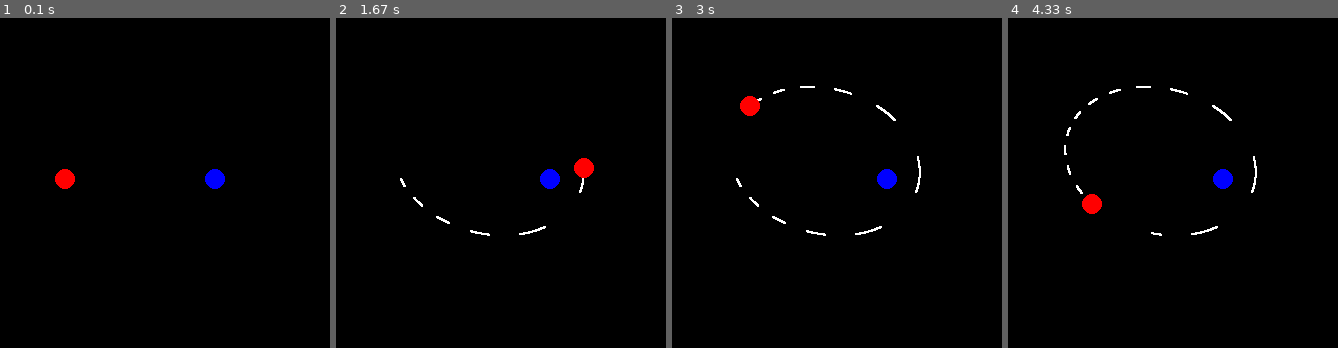
Above: before the commit, frames 1-4 (left to right).
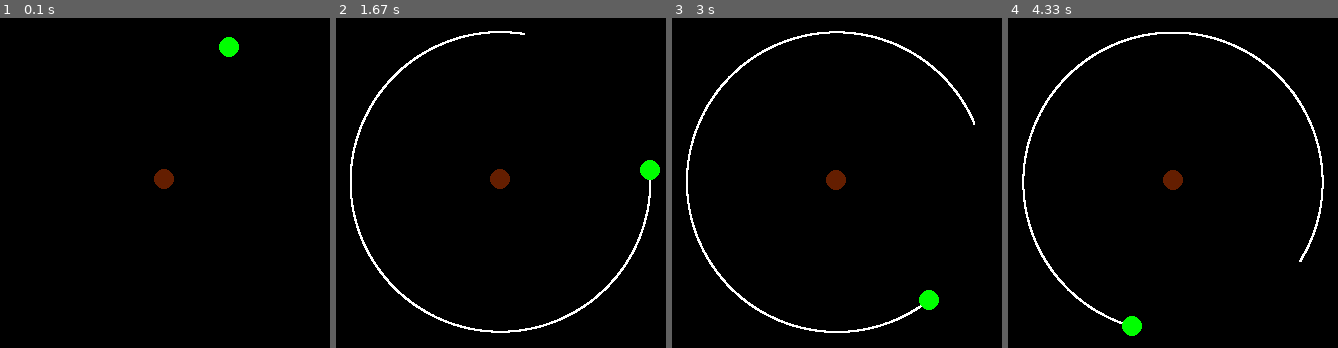
Above: after the commit, the same moments.

Repository: Dark-Cyan/Computational-Physics
Game: pygame game, started from Unit 2/OrbitalMechanics/main.py
The game is run twice, just before and just after one commit, with the same random seed, the same clock (stepped at 60 frames per second) and the same inputs.
Inputs:
- Up to frame 1 (0.1 s): no input
- Up to frame 2 (1.67 s): tap Space at 0.33 s
- Up to frame 3 (3 s): no input
- Up to frame 4 (4.33 s): no input

The runs differ from the first frame. In frame 1, 1.1% of the frame differs, in the area x 16-73%, y 5-52%; in frame 2, 3.0%; in frame 3, 3.2%; in frame 4, 3.3%, in the area x 4-96%, y 4-97%.

Commit message:
Got Earth to Orbit the Sun

Diff:
--- a/Unit 2/OrbitalMechanics/celestialBody.py
+++ b/Unit 2/OrbitalMechanics/celestialBody.py
@@ -7,28 +7,27 @@
 
 class celestialBody:
 
-    def __init__(self,mass,radius,initial_pos,force,velocity,color):
+    def __init__(self,mass,radius,initial_pos,velocity,color):
         self.m=mass
         self.r=radius
         self.pos=initial_pos
-        self.f = force
         self.vec = velocity
         self.recpos = queue.Queue(0)
         self.recpos.put(self.pos)
         self.color = color
         planets.append(self)
 
-mass = (1e10, 1e16)
+mass = (5.97219E24, 1988410E24)
 radius = (100, 100)
 
-force = ((0,0,0), (0,0,0))
-velocity = (Vec(20,-40,0), Vec(0,0,0))
+velocity = (Vec(-2.721938833676917E+04, 1.301001220575709E+04, 2.722342885856932E-01), Vec(1.210213161761593E+1,-7.108630163798801,-1.931983570112581E-01))
 
-startX = (-100, 50)
-startY = (0, 0)
-start = (Vec(startX[0], startY[0], 0), Vec(startX[1], startY[1], 0))
+startX = (6.412312668699121E+10, -8.954314476268431E+08)
+startY = (1.318457264231664E+11, -7.136648792848191E+08)
+startZ = (1.963735964163393E+07, 2.747324307441281E+07)
+start = (Vec(startX[0], startY[0], startZ[0]), Vec(startX[1], startY[1], startZ[1]))
 
-color = ((255,0,0), (0,0,255))
+color = ((0,255,0), (100,30,0))
 
 for i in range(len(mass)):
-    planet = celestialBody(mass[i],radius[i],start[i], force[i], velocity[i], color[i])
+    planet = celestialBody(mass[i],radius[i],start[i], velocity[i], color[i])
--- a/Unit 2/OrbitalMechanics/graphics.py
+++ b/Unit 2/OrbitalMechanics/graphics.py
@@ -3,15 +3,7 @@
 import physics as phys
 
 
-scale=1 #how many pixels are in a meter
-
-def rescale(list):
-    maxDistance = 0
-    for i in range(len(list)):
-        if abs(list[i].pos.x) + list[i].r > maxDistance:
-            maxDistance = abs(list[i].pos.x) + list[i].r
-        elif abs(list[i].pos.y) > maxDistance:
-            maxDistance = abs(list[i].pos.y) + list[i].r
+scale=1E-9 #how many pixels are in a meter
 
 def setup(w,h):
 
@@ -39,9 +31,12 @@
     clock.tick(a)
 
 def check_interactions():
+    global scale
     for event in pg.event.get():
         if event.type == pg.QUIT:
             phys.run=False
         if event.type == pg.KEYDOWN:
             if event.key == pg.K_SPACE:
                 phys.go = True
+        if event.type == pg.MOUSEWHEEL:
+            scale *= 1.5**event.y
--- a/Unit 2/OrbitalMechanics/main.py
+++ b/Unit 2/OrbitalMechanics/main.py
@@ -10,6 +10,6 @@
 
     physics.move(physics.planets,20)
     gx.render(physics.planets)
-    print(f'Distance = {physics.planets[0].pos.x} m')
+
 
 gx.pg.quit()
--- a/Unit 2/OrbitalMechanics/physics.py
+++ b/Unit 2/OrbitalMechanics/physics.py
@@ -1,6 +1,6 @@
 from celestialBody import*
 
-dt = 0.001
+dt = 10000
 G = 6.67e-11
 t = 0
 
@@ -29,16 +29,16 @@
     if go == True:
         for j in range(reps):
             forces = netForce(list)
+            t+=dt
             for i in range(len(list)):
                 #print(list[i].recpos.empty())
                 acc=forces[i]/list[i].m
                 list[i].vec+=acc*dt
                 list[i].pos+=list[i].vec*dt
-                t+=dt/len(list)
-                if t % 0.5 < 0.2:
+                if t % dt * 1000 < dt*200:
                     list[i].recpos.put(list[i].pos)
                 if (list[i].recpos.qsize() > 2500):
                     list[i].recpos.get()
-            if t >= 60:
-                run = False
-                break
+            #if t >= 60:
+            #    run = False
+            #    break
